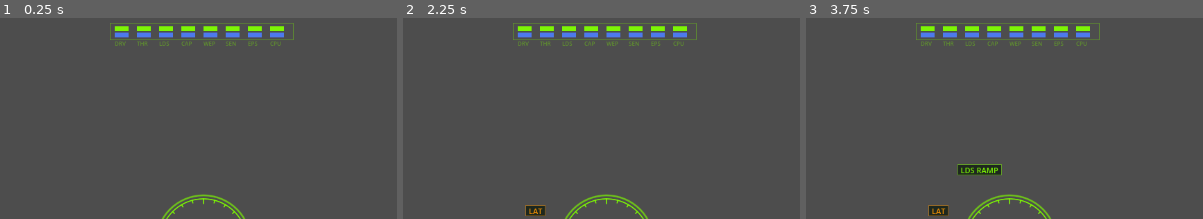
Above: before the commit, frames 1-3 (left to right).
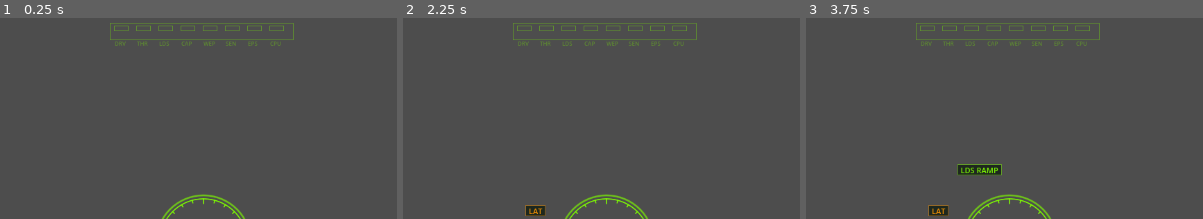
Above: after the commit, the same moments.

Repository: jleclanche/iw2-remaster
Game: Godot game, scene res://scenes/main.tscn
The game is run twice, just before and just after one commit, with the same random seed, the same clock (stepped at 60 frames per second) and the same inputs.
Inputs (mouse positions are % of the whole screen's width and height, from its top left):
- Up to frame 1 (0.25 s): no input
- Up to frame 2 (2.25 s): tap Enter at 0.5, 0.6, 2 s; move the mouse to (72, 50) at 0.52 s; hold D 0.53-1.25 s; click (72, 50) at 0.67 s; tap Space at 0.77, 1.07, 1.25 s; drag from (30, 61) to (45, 78) at 1.27 s; move the mouse to (60, 31) at 2.02 s; hold D from 2.03 s (still down); tap 9 at 2.1 s
- Up to frame 3 (3.75 s): release D at 2.75 s; tap Space at 2.75 s; drag from (45, 78) to (20, 39) at 2.77 s; tap Enter at 3.5 s; move the mouse to (80, 72) at 3.52 s; hold A from 3.53 s (still down); tap L at 3.6 s
The pictures show only the part of the screen within x 24-74%, y 0-50%; the shares and areas given below are measured in that part.

The runs differ from the first frame. In frame 1, 1.6% of the frame differs, in the area x 28-72%, y 3-10%; in frame 2, 1.6%; in frame 3, 1.6%.
Error in both runs: Unable to iterate on object of type 'Nil'. (res://scripts/pog/natives/world.gd:138)

Commit message:
Autopilot hands the throttle back; the systems strip shows real subsims
**Autopilot.** The autopilot writes set_speed every tick, so on release it
holds whatever the autopilot last wanted -- not what the ship is actually
doing. The throttle wheel then appears dead: the ship either sits at a
demand it has already reached, or jumps to a stale one the moment you
nudge it. Releasing now hands the throttle back at the current speed, so
the wheel picks up exactly where the autopilot left off. Every path that
drops the autopilot goes through one function, including the one where the
target disappears out from under it -- which previously cleared ap_mode and
left the throttle behind.

**The systems strip.** DRV/THR/LDS/CAP/WEP/SEN/EPS/CPU were fitted to a
curve off the hull (), so every light went
yellow together and none of them meant anything. They are the real subsims
now: condition on top, available power underneath, and an unfitted group
draws as an empty socket rather than a healthy one. A drive hit reads on
DRV.

MECHCHECK ALL PASS, CAMPCHECK PASS.

Diff:
--- a/game/scripts/hud.gd
+++ b/game/scripts/hud.gd
@@ -734,21 +734,30 @@
 const SYSTEMS := ["DRV", "THR", "LDS", "CAP", "WEP", "SEN", "EPS", "CPU"]
 
 func _draw_system_status() -> void:
+	# Each cell is one mounted subsim group: the top bar is its condition, the
+	# bottom its available power. These are the real subsims now (main.sys), not
+	# a curve fitted to the hull -- a drive hit reads on DRV, not on everything.
 	var s := _screen()
 	var w := SYSTEMS.size() * 32.0
 	var pos := Vector2(s.x / 2.0 - w / 2.0, 12)
-	var hull_frac: float = main.hull / main.hull_max
+	var states: Dictionary = main.system_states()
 	var blink := int(Time.get_ticks_msec() / 300.0) % 2 == 0
 	for i in SYSTEMS.size():
 		var x := pos.x + i * 32.0
-		# damage light: our prototype has a single hull pool, so systems
-		# yellow/red out progressively as the hull goes down
-		var sys_health := clampf(hull_frac * 1.4 - i * 0.05, 0.0, 1.0)
-		var dcol := _health_color(sys_health)
-		if sys_health < 1.0 and blink:
+		var health: float = states.get(SYSTEMS[i], -1.0)
+		if health < 0.0:
+			# the hull mounts nothing of this kind: an empty socket, not a
+			# healthy one
+			draw_rect(Rect2(x, pos.y, 20, 7), GREEN_DIM, false, 1.0)
+			draw_string(_font, Vector2(x, pos.y + 28), SYSTEMS[i],
+					HORIZONTAL_ALIGNMENT_LEFT, -1, 8, Color(GREEN_DIM, 0.35))
+			continue
+		var dcol := _health_color(health)
+		if health < 1.0 and blink:
 			dcol = Color(dcol.r, dcol.g, dcol.b, 0.35)
 		draw_rect(Rect2(x, pos.y, 20, 7), dcol)
-		draw_rect(Rect2(x, pos.y + 9, 20, 7), Color(0.3, 0.5, 1.0, 0.9))
+		draw_rect(Rect2(x, pos.y + 9, 20.0 * health, 7),
+				Color(0.3, 0.5, 1.0, 0.9))
 		draw_string(_font, Vector2(x, pos.y + 28), SYSTEMS[i],
 				HORIZONTAL_ALIGNMENT_LEFT, -1, 8, GREEN_DIM)
 	draw_rect(Rect2(pos - Vector2(6, 4), Vector2(w + 8, 24)), GREEN_DIM, false, 1.0)
--- a/game/scripts/main.gd
+++ b/game/scripts/main.gd
@@ -1768,10 +1768,27 @@
 		hud.warn("AUTOPILOT: NO TARGET")
 		audio.play("audio/hud/invalid_input.wav", -8.0)
 		return
-	ap_mode = mode
+	if mode == 0:
+		_disengage_autopilot()
+	else:
+		ap_mode = mode
 	audio.play("audio/gui/confirm.wav", -10.0)
 	var names := ["OFF", "APPROACH", "FORMATE", "DOCK", "MATCH VELOCITY"]
 	hud.log_msg("AUTOPILOT: %s" % names[mode])
+
+## Hand the throttle back. The autopilot writes set_speed every tick, so on
+## release it is whatever the autopilot last wanted -- not what the ship is
+## actually doing. Leaving it there means the throttle wheel appears dead: the
+## ship jumps to the stale demand the moment you nudge it, or sits at a demand it
+## has already reached. Handing it back at the current speed makes the wheel pick
+## up exactly where the autopilot left off. Every path that drops the autopilot
+## goes through here.
+func _disengage_autopilot() -> void:
+	ap_mode = 0
+	ship.set_speed = clampf(maxf(ship.forward_speed(), 0.0),
+		0.0, ship.max_speed.z)
+	ship.input_thrust = Vector3.ZERO
+	ship.input_rotate = Vector3.ZERO
 
 func _autopilot_process(delta: float) -> void:
 	var p := _target_pos()
@@ -1784,7 +1801,7 @@
 					target_ai = null
 			p = _target_pos()
 	if p == Vector3.INF:
-		ap_mode = 0
+		_disengage_autopilot()   # the target went away under us
 		return
 	var dist := p.length()
 	_face_target()
